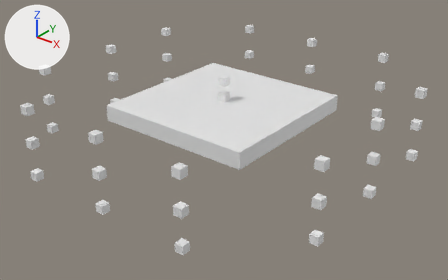
The glTF model static/block/extension/1.glb as it was, and as the next commit left it.
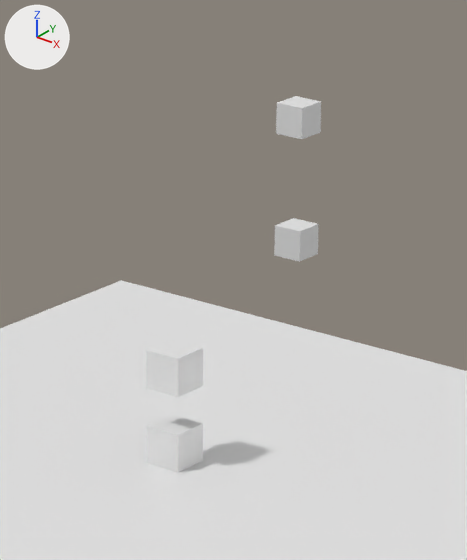
The first picture shows the older version from a camera (50 mm lens) standing at (10.96, -13.71, 7.66) and looking at (0.23, -0.3, -0.66). The close-ups show both versions on the part from 42% to 64% of the width and 2% to 43% of the height of that picture; other places that the commit changed are outside them. The axes (+X, +Y, +Z) are drawn at upper left. The lights are the same throughout.

In view in the first close-up: 'floor', 'slot.006', 'slot.007', 'slot.010', 'slot.038'.
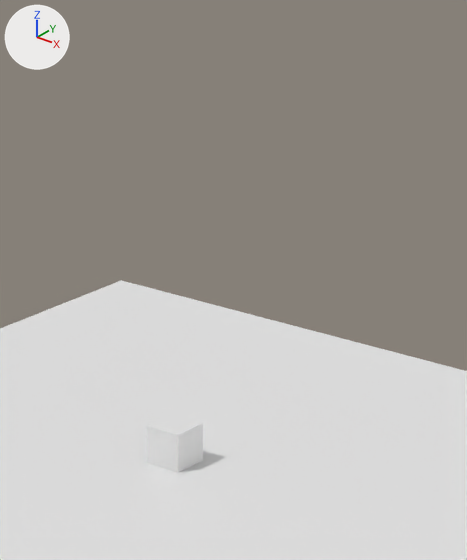
What differs and where, as boxes [x1, y1, x2, y2] in the close-ups (467 x 560 px):
'slot.010', deleted: before [146, 339, 203, 397]
'slot.007', deleted: before [276, 96, 321, 139]
'slot.006', deleted: before [274, 218, 319, 262]

The edits, one by one:
Object 'slot.006' (ob_slot_006) is deleted.
Object 'slot.007' (ob_slot_007) is deleted.
Object 'slot.010' (ob_slot_010) is deleted.
